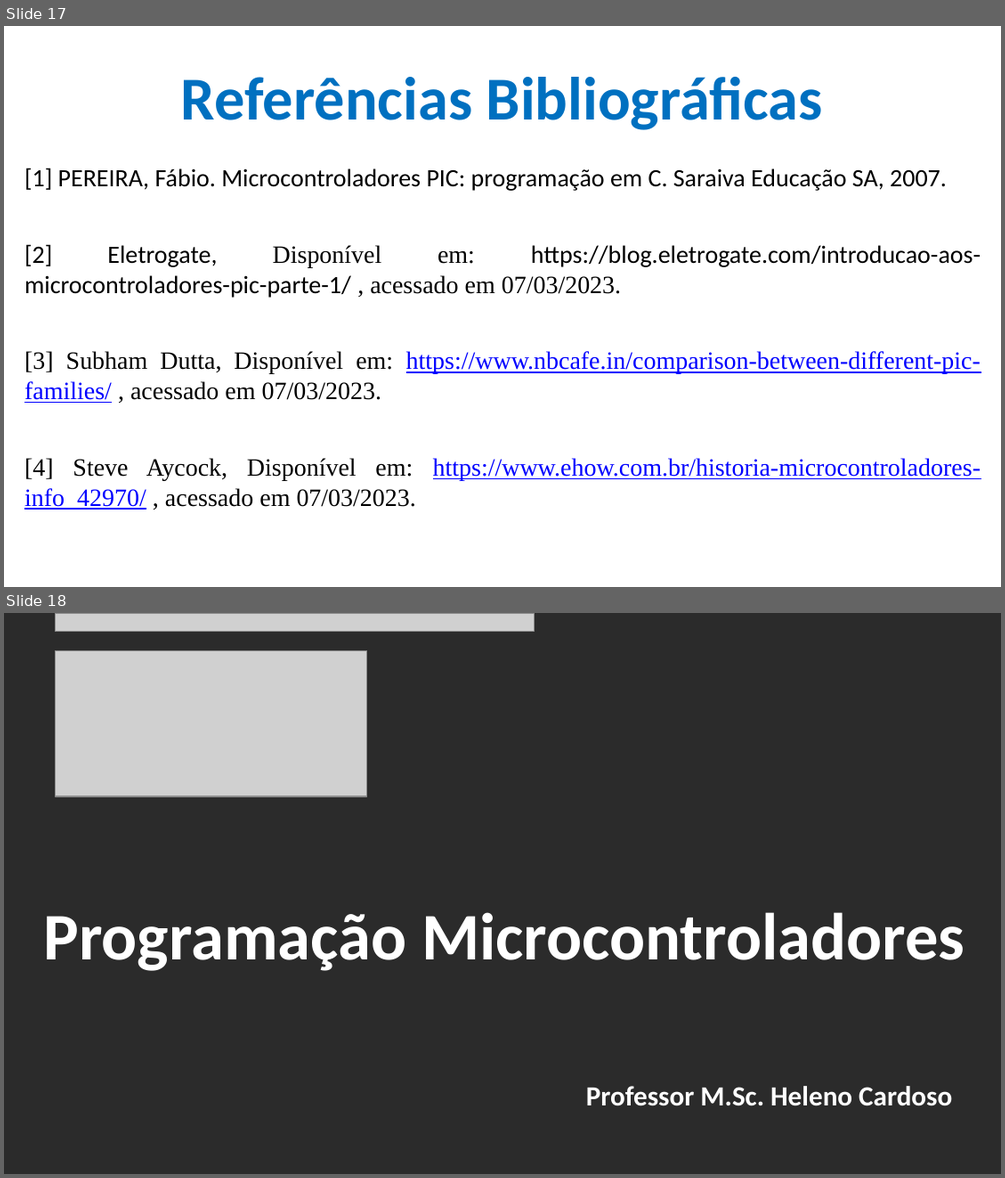
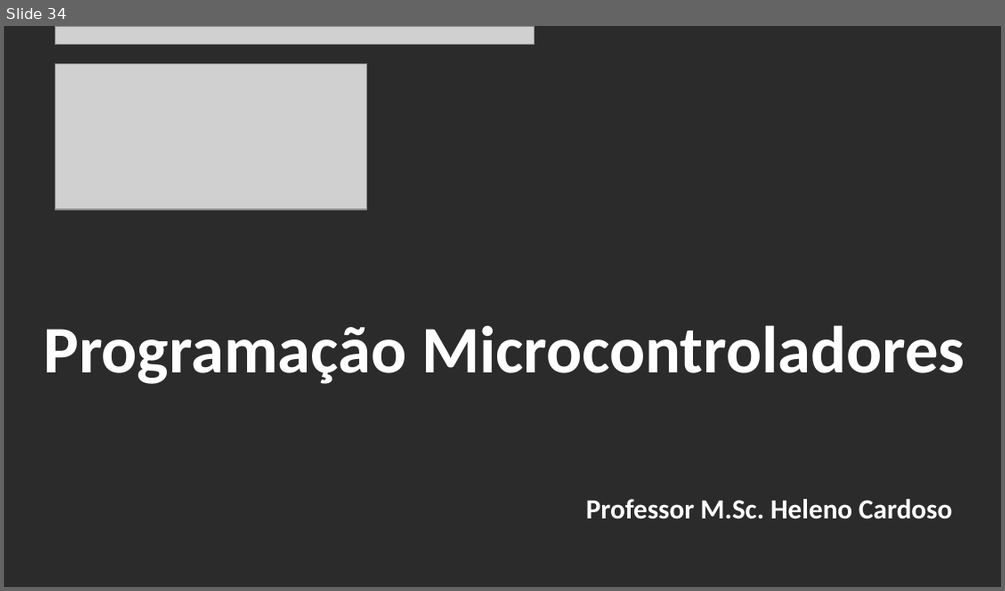
Before and after one commit to CloudEducationBrazil/WydenArea1ProgramacaoMicrocontroladores, a slide deck: 01 Classes/Aula 02 - Programação Microcontroladores.pptx. Shown one above the other, each under a label of ours: slides 17 and 18 before the commit, slide 34 after it. The pictures are 1005x1178 and 1005x591 pixels, drawn with LibreOffice and Linux fonts; fonts in the diff are those of the drawing; grey boxes stand for pictures; background and template pictures are left out; a plain dark background stands for a picture behind light text. Boxes give left, top, right and bottom in pixels: in the first picture for what was removed or moved away, otherwise in the second. Text is boxed around its words. In the diff, an @@ line names an element or a change of style, - is before the commit and + after.

Commit message:
aula 02 microcontroladores 15032023

```diff
--- a/01 Classes/Aula 02 - Programação Microcontroladores.pptx
+++ b/01 Classes/Aula 02 - Programação Microcontroladores.pptx
@@ slide 17 removed at [4,26,1001,587], background picture (left out) @@
@@ title removed at [181,77,823,130] @@
-Referências Bibliográficas
@@ text removed at [24,168,980,509] @@
-[1] PEREIRA, Fábio. Microcontroladores PIC: programação em C. Saraiva Educação SA, 2007.
-[2] Eletrogate, Disponível em: https://blog.eletrogate.com/introducao-aos-microcontroladores-pic-parte-1/ , acessado em 07/03/2023.
-[3] Subham Dutta, Disponível em: https://www.nbcafe.in/comparison-between-different-pic-families/ , acessado em 07/03/2023.
-[4] Steve Aycock, Disponível em: https://www.ehow.com.br/historia-microcontroladores-info_42970/ , acessado em 07/03/2023.
@@ what was slide 18 is now slide 34 @@
```
Also in this commit, not shown: 8 slides changed, 17 slides added, 3 other files.
